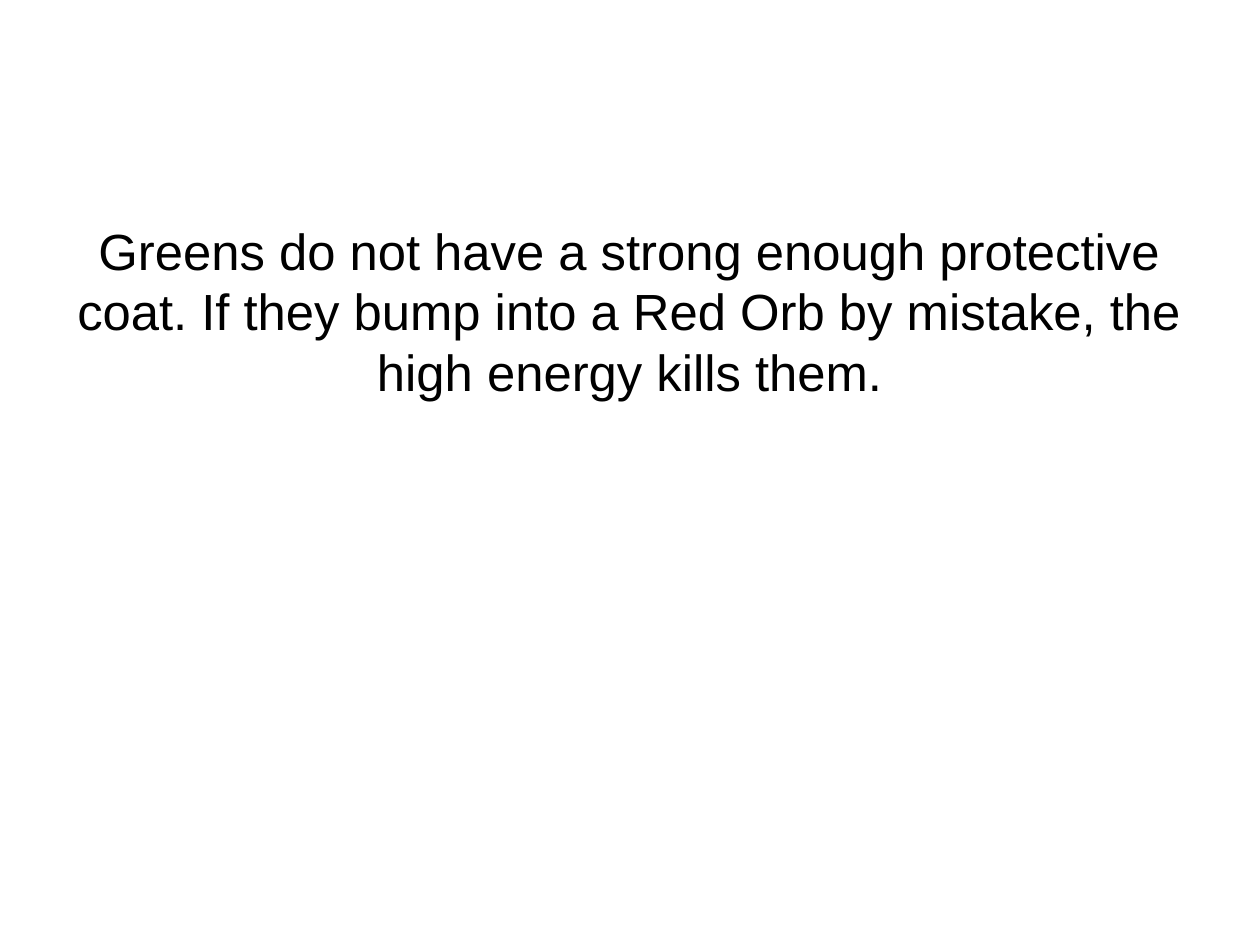
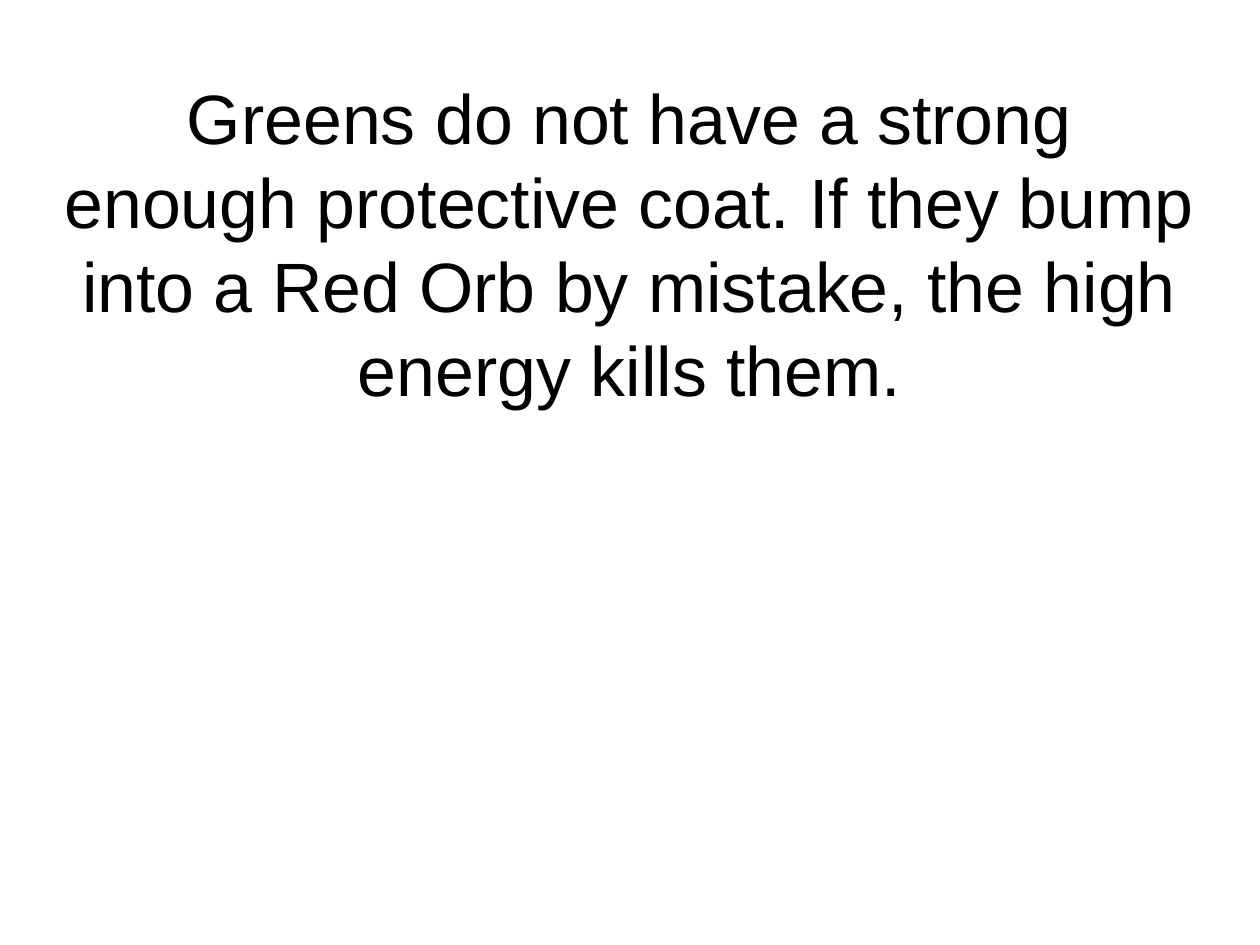
Before and after one commit to flxsosa/MoralDynamics, a slide deck: slide 6 of experiment_template/experiment_slides.odp. Drawn at 1260x945 pixels with LibreOffice and Linux fonts; fonts in the diff are those of the drawing. Boxes give left, top, right and bottom in pixels: in the first picture for what was removed or moved away, otherwise in the second. Text is boxed around its words. In the diff, an @@ line names an element or a change of style, - is before the commit and + after.

```diff
--- a/experiment_template/experiment_slides.odp
+++ b/experiment_template/experiment_slides.odp
@@ title "Greens do not have a ...": place and size @@
-title "Greens do not have a ..." at bbox=[77, 233, 1181, 402]
+title "Greens do not have a ..." at bbox=[64, 93, 1194, 409]
@@ title "Greens do not have a ..." at bbox=[64, 93, 1194, 409]: size 32 to 44 pt @@
```
Also in this commit, not shown: 6 other slides changed.
